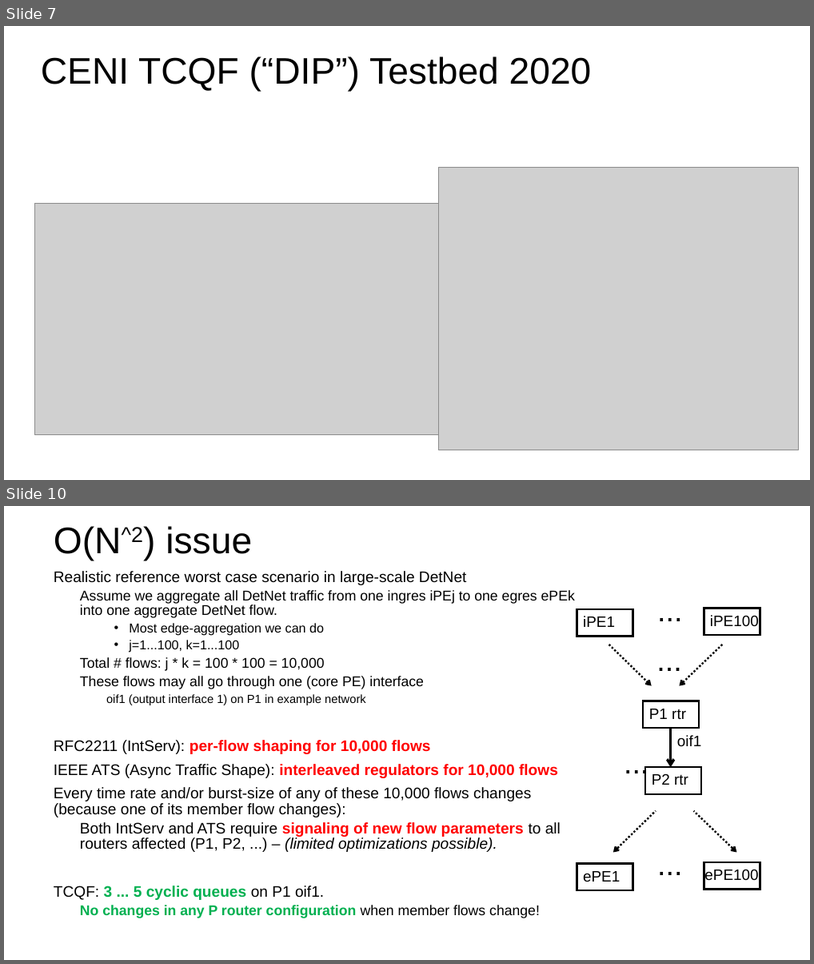
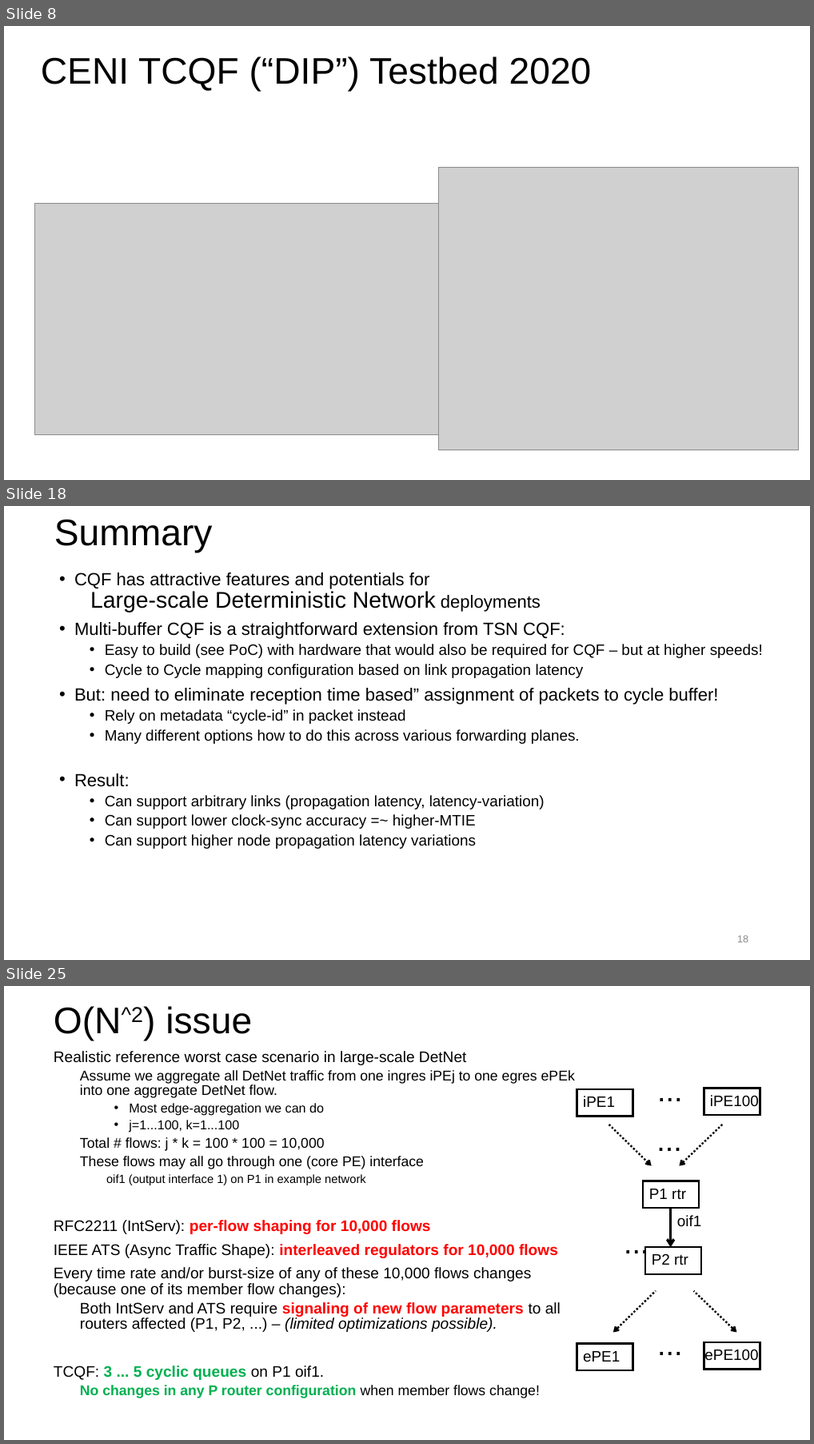
Before and after one commit to toerless/detnet, a slide deck: tcqf-slides.pptx. Shown one above the other, each under a label of ours: slides 7 and 10 before the commit, slides 8, 18 and 25 after it; the slides between them are not shown. The pictures are 814x964 and 814x1444 pixels, drawn with LibreOffice and Linux fonts; fonts in the diff are those of the drawing; grey boxes stand for pictures. Boxes give left, top, right and bottom in pixels: in the first picture for what was removed or moved away, otherwise in the second. Text is boxed around its words. In the diff, an @@ line names an element or a change of style, - is before the commit and + after.

Commit message:
Inital version in case we need it today.

```diff
--- a/tcqf-slides.pptx
+++ b/tcqf-slides.pptx
@@ slide 18 added at (4,506,810,960), background #FFFFFF @@
@@ title added at (54,519,213,553), 44 pt, text #000000 @@
+Summary
@@ text added at (74,572,763,848), 18 pt, text #000000 @@
+• CQF has attractive features and potentials for
+  Large-scale Deterministic Network deployments
+• Multi-buffer CQF is a straightforward extension from TSN CQF:
+  • Easy to build (see PoC) with hardware that would also be required for CQF – but at higher speeds!
+  • Cycle to Cycle mapping configuration based on link propagation latency
+• But: need to eliminate reception time based” assignment of packets to cycle buffer!
+  • Rely on metadata “cycle-id” in packet instead
+  • Many different options how to do this across various forwarding planes.
+• Result:
+  • Can support arbitrary links (propagation latency, latency-variation)
+  • Can support lower clock-sync accuracy =~ higher-MTIE
+  • Can support higher node propagation latency variations
@@ page number added at (738,935,749,942), 12 pt, text #8C8C8C @@
+18
@@ what was slide 7 is now slide 8 @@
@@ what was slide 10 is now slide 25 @@
```
Also in this commit, not shown: 6 slides changed, 21 other slides added, 3 slides removed.
